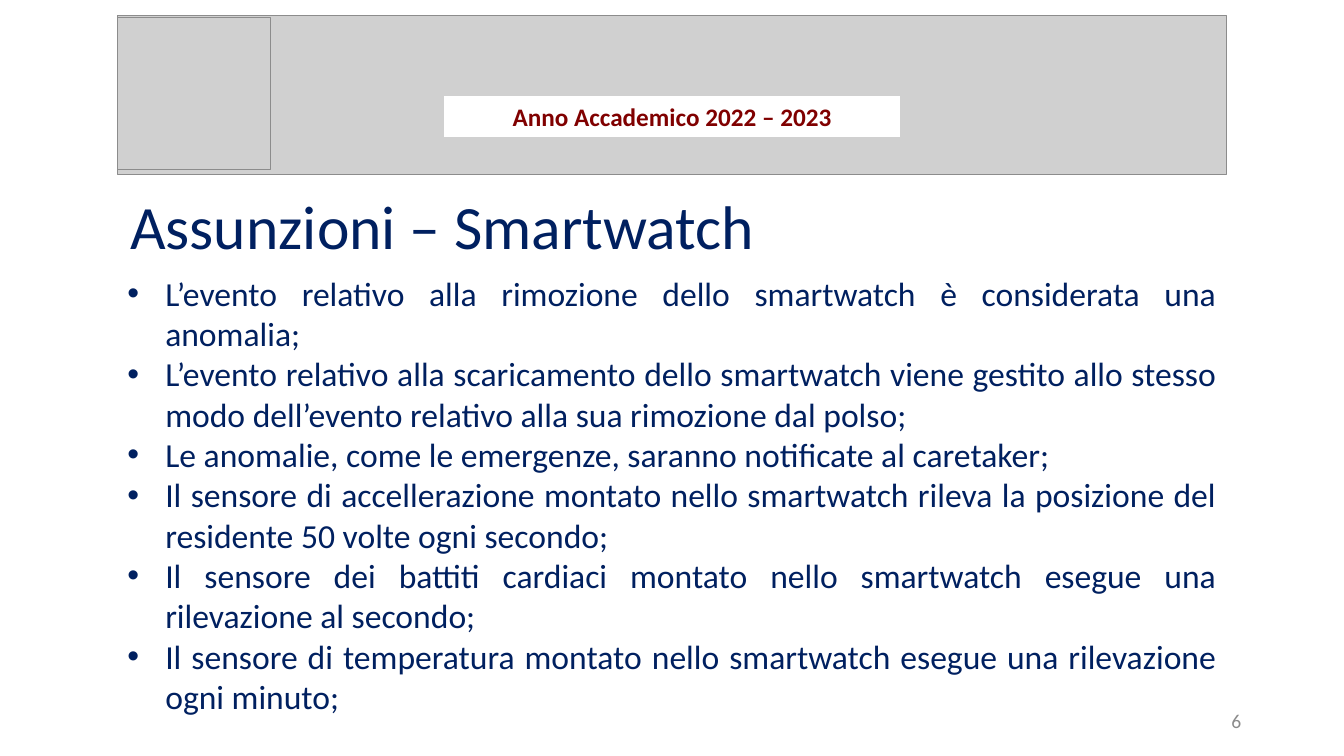
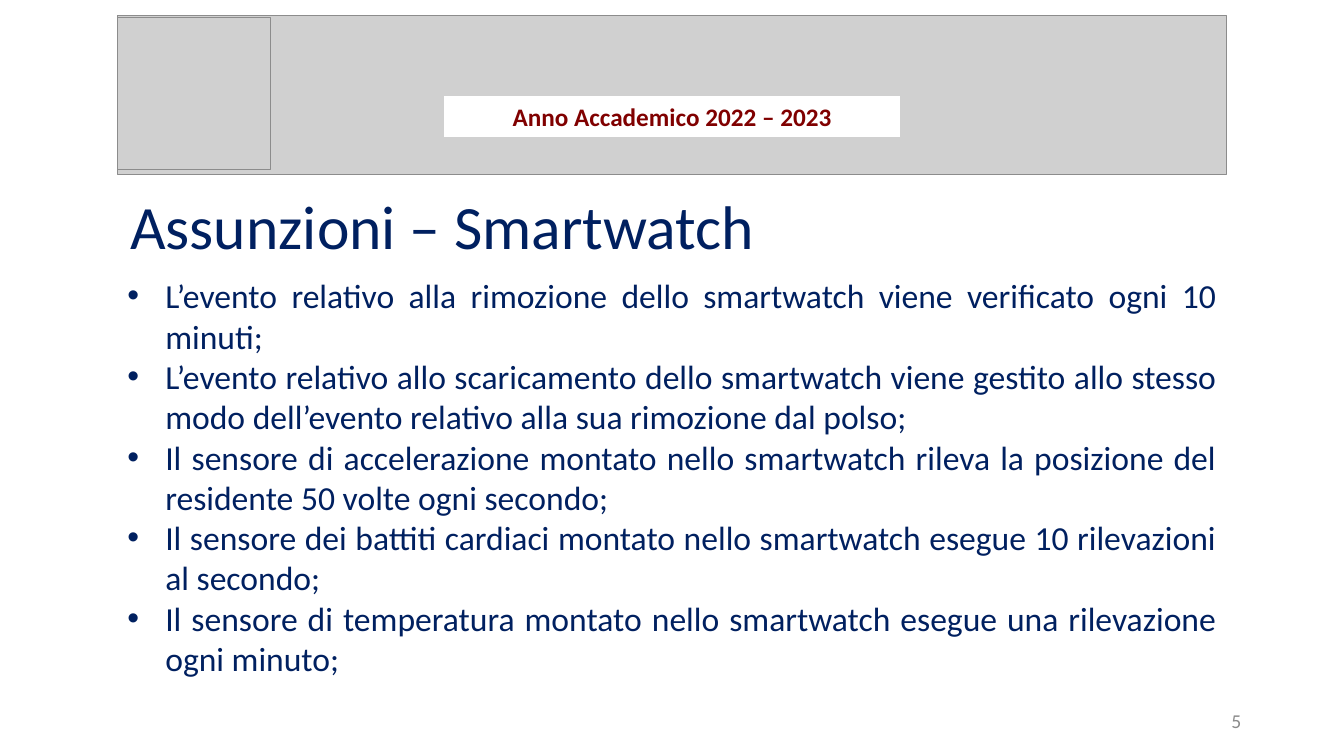
Before and after one commit to Wonderjack996/unimib-software-architecture, a slide deck: slide 5 of Progetto/Presentazione.pptx (slide 6 before the commit). Drawn at 1344x756 pixels with LibreOffice and Linux fonts; fonts in the diff are those of the drawing; grey boxes stand for pictures. Boxes give left, top, right and bottom in pixels: in the first picture for what was removed or moved away, otherwise in the second. Text is boxed around its words. In the diff, an @@ line names an element or a change of style, - is before the commit and + after.

```diff
--- a/Progetto/Presentazione.pptx
+++ b/Progetto/Presentazione.pptx
@@ text "L’evento relativo alla rimozione dello ..." at box(165, 284, 1216, 677): vertical alignment top to middle @@
@@ text at box(165, 284, 1216, 594): text changed @@
-• L’evento relativo alla rimozione dello smartwatch è considerata una anomalia;
-• L’evento relativo alla scaricamento dello smartwatch viene gestito allo stesso modo dell’evento relativo alla sua rimozione dal polso;
-• Le anomalie, come le emergenze, saranno notificate al caretaker;
-• Il sensore di accellerazione montato nello smartwatch rileva la posizione del residente 50 volte ogni secondo;
-• Il sensore dei battiti cardiaci montato nello smartwatch esegue una rilevazione al secondo;
+• L’evento relativo alla rimozione dello smartwatch viene verificato ogni 10 minuti;
+• L’evento relativo allo scaricamento dello smartwatch viene gestito allo stesso modo dell’evento relativo alla sua rimozione dal polso;
+• Il sensore di accelerazione montato nello smartwatch rileva la posizione del residente 50 volte ogni secondo;
+• Il sensore dei battiti cardiaci montato nello smartwatch esegue 10 rilevazioni al secondo;
@@ page number at box(1231, 715, 1241, 728): text changed @@
-6
+5
```
Also in this commit, not shown: 5 other slides changed, 4 slides added, 1 slide removed, 17 other files.
